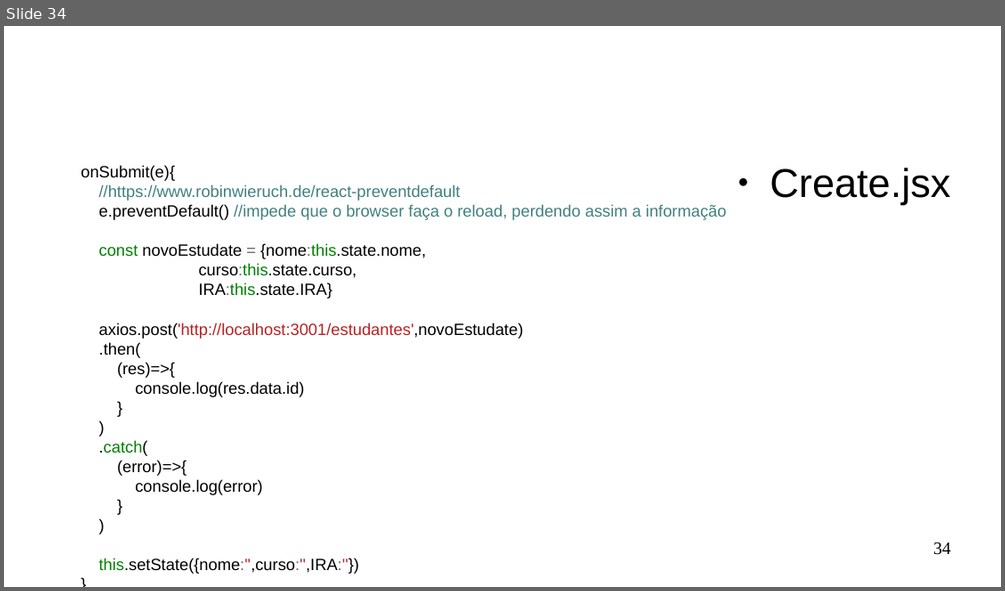
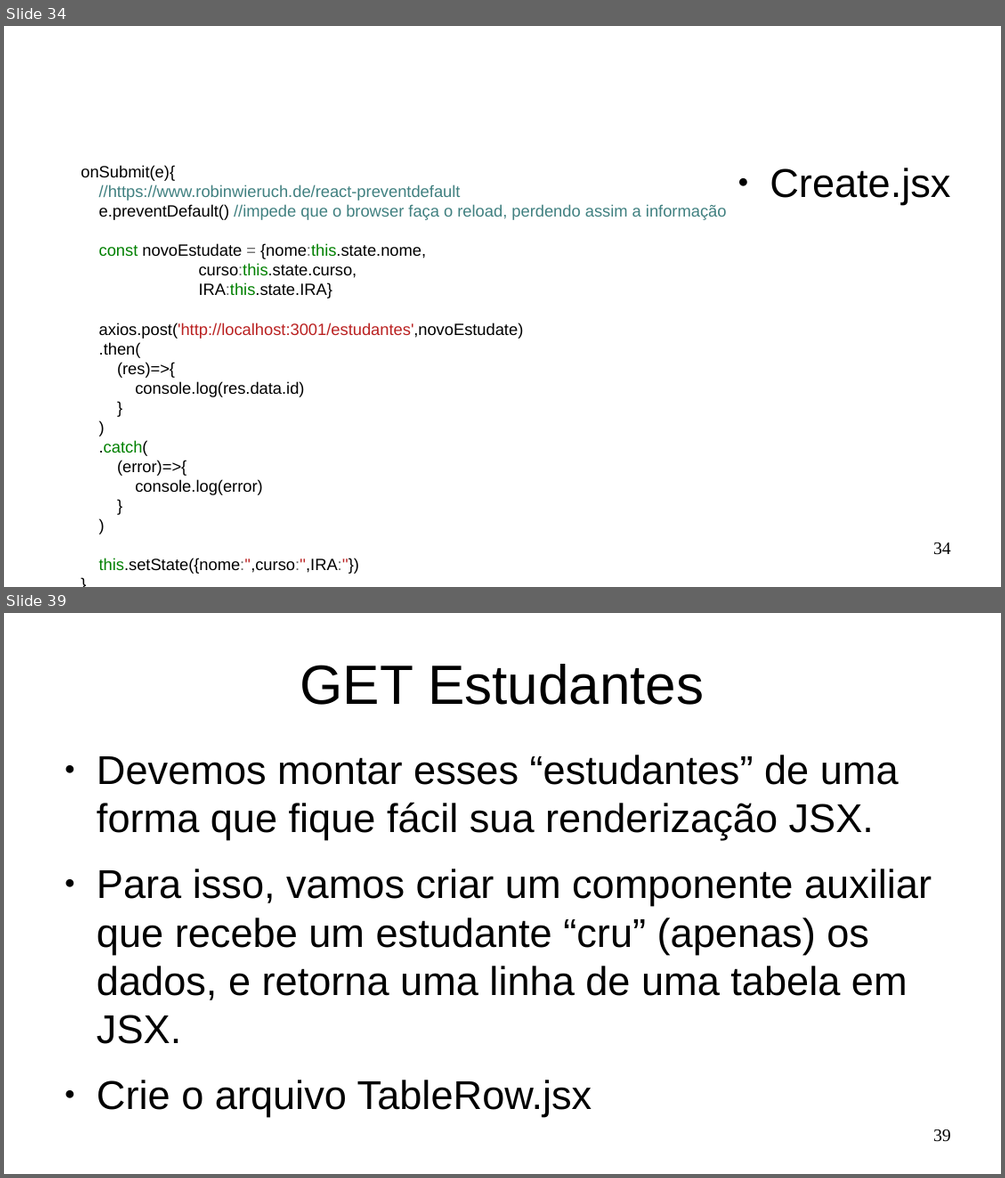
Before and after one commit to Marques-Dev/WEB_2020-1, a slide deck: SLIDES/aula03.odp. Shown one above the other, each under a label of ours: slide 34 before the commit, slides 34 and 39 after it; the slides between them are not shown. The pictures are 1005x591 and 1005x1178 pixels, drawn with LibreOffice and Linux fonts; fonts in the diff are those of the drawing. Boxes give left, top, right and bottom in pixels: in the first picture for what was removed or moved away, otherwise in the second. Text is boxed around its words. In the diff, an @@ line names an element or a change of style, - is before the commit and + after.

Commit message:
edit estudante

```diff
--- a/SLIDES/aula03.odp
+++ b/SLIDES/aula03.odp
@@ slide 39 added at [4, 613, 1001, 1174], background #FFFFFF @@
@@ title added at [300, 664, 704, 705], 44 pt, text #000000 @@
+GET Estudantes
@@ text added at [97, 755, 931, 1117], 32 pt, text #000000 @@
+● Devemos montar esses “estudantes” de uma forma que fique fácil sua renderização JSX.
+● Para isso, vamos criar um componente auxiliar que recebe um estudante “cru” (apenas) os dados, e retorna uma linha de uma tabela em JSX.
+● Crie o arquivo TableRow.jsx
@@ page number added at [933, 1129, 951, 1142], 14 pt, text #000000 @@
+39
```
Also in this commit, not shown: 1 slide changed, 15 other slides added, 6 slides removed, 7 other files.
